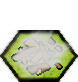
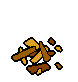
The second (78, 82) image is a revision of the first. Changes to its layers:
painted on "Smoke" over [left=0, top=27, right=78, bottom=82]
hid "Layer #1" over [left=0, top=30, right=78, bottom=82]
hid "Layer" over [left=0, top=30, right=78, bottom=82]
